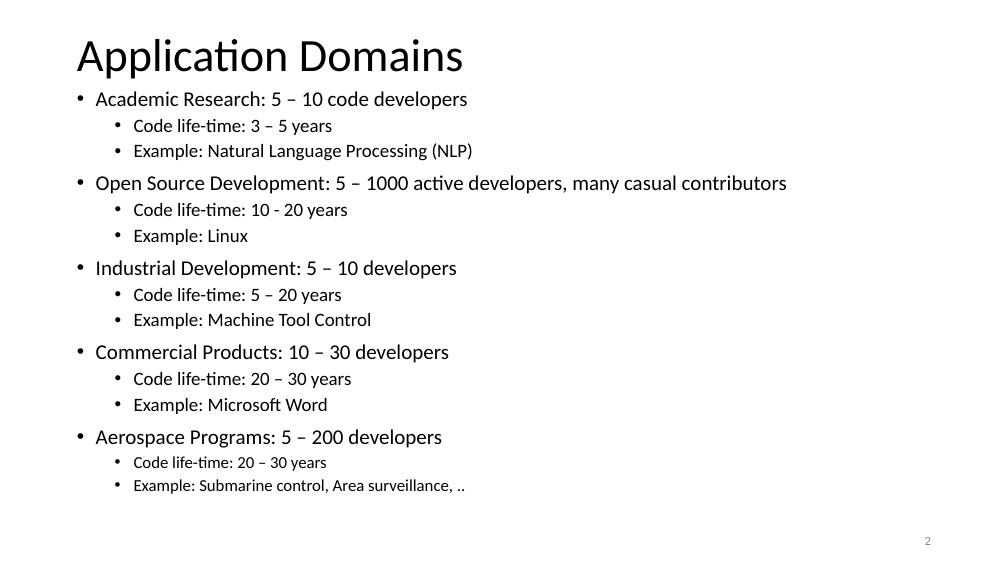
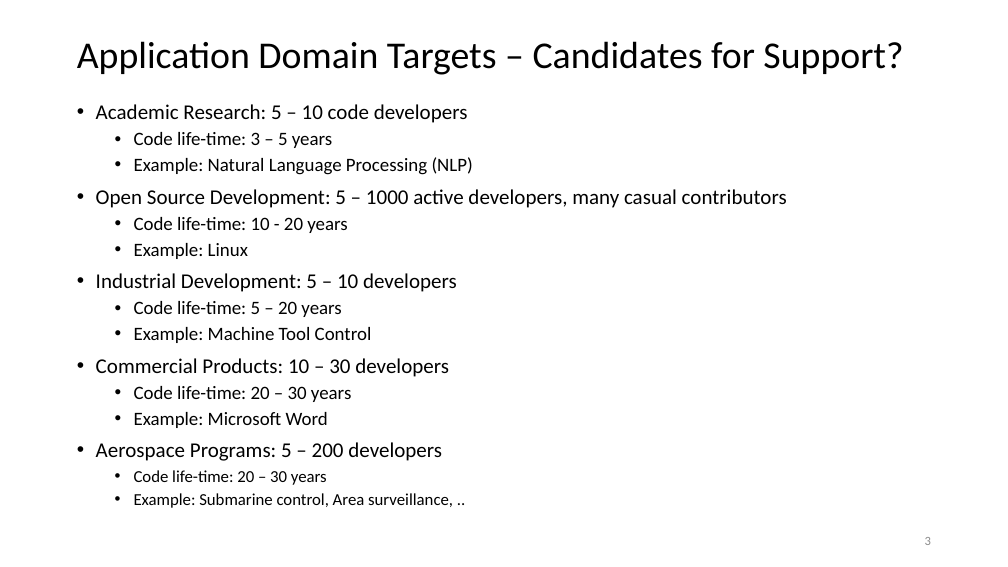
Before and after one commit to JimFawcett/JimFawcett.github.io, a slide deck: slide 3 of Resources/PublishingSourceCode.pptx (slide 2 before the commit). Drawn at 1008x567 pixels with LibreOffice and Linux fonts; fonts in the diff are those of the drawing. Boxes give left, top, right and bottom in pixels: in the first picture for what was removed or moved away, otherwise in the second. Text is boxed around its words. In the diff, an @@ line names an element or a change of style, - is before the commit and + after.

Commit message:
minor text modifications, added prologue

```diff
--- a/Resources/PublishingSourceCode.pptx
+++ b/Resources/PublishingSourceCode.pptx
@@ title at <box>77,41,903,75</box>: text changed; size 44 to 36 pt @@
-Application Domains
+Application Domain Targets – Candidates for Support?
@@ text "Academic Research: 5 – 10 ...": place and size @@
-text "Academic Research: 5 – 10 ..." at <box>96,91,787,494</box>
+text "Academic Research: 5 – 10 ..." at <box>96,104,787,508</box>
```
Also in this commit, not shown: 3 other slides changed, 1 slide added.
